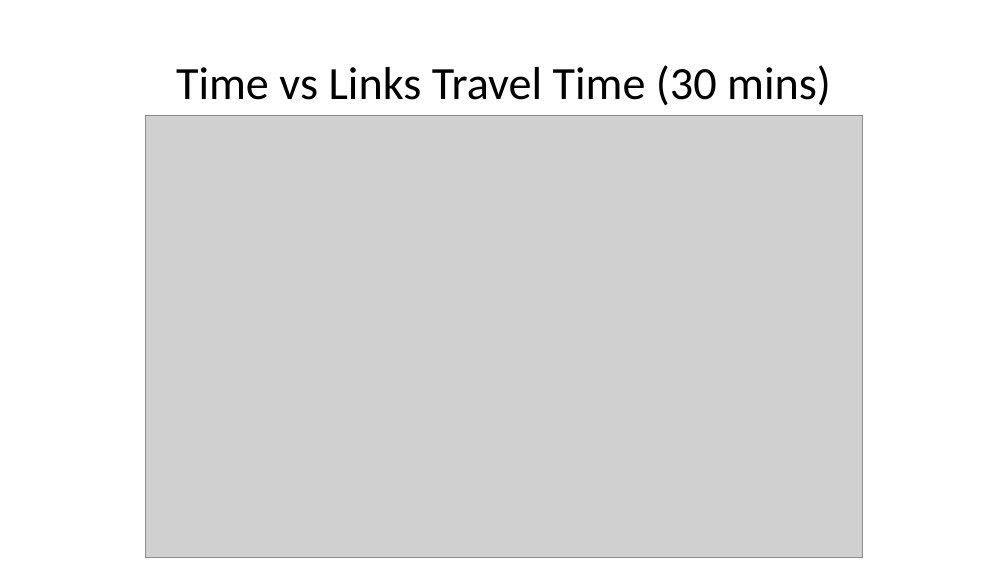
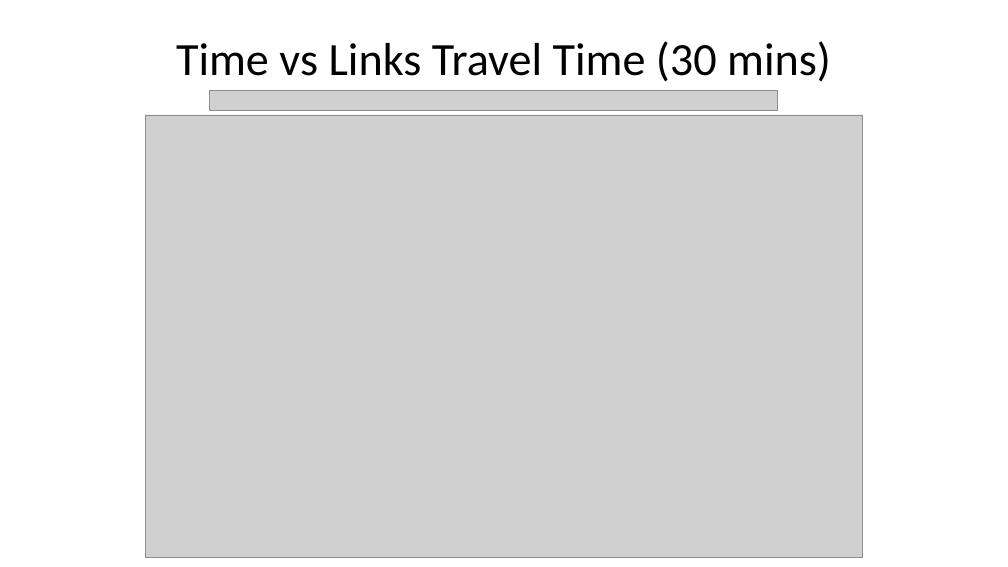
Before and after one commit to imalh2/ETC5543-Lynxx, a slide deck: slide 29 of team-presentation/team_presentation.pptx (slide 28 before the commit). Drawn at 1008x567 pixels with LibreOffice and Linux fonts; fonts in the diff are those of the drawing; grey boxes stand for pictures. Boxes give left, top, right and bottom in pixels: in the first picture for what was removed or moved away, otherwise in the second. Text is boxed around its words. In the diff, an @@ line names an element or a change of style, - is before the commit and + after.

```diff
--- a/team-presentation/team_presentation.pptx
+++ b/team-presentation/team_presentation.pptx
@@ title "Time vs Links Travel Time ...": place and size @@
-title "Time vs Links Travel Time ..." at [176, 65, 831, 106]
+title "Time vs Links Travel Time ..." at [176, 41, 831, 82]
@@ picture added at [209, 91, 777, 110] @@
```
Also in this commit, not shown: 12 other slides changed, 1 slide added, 5 other files.
